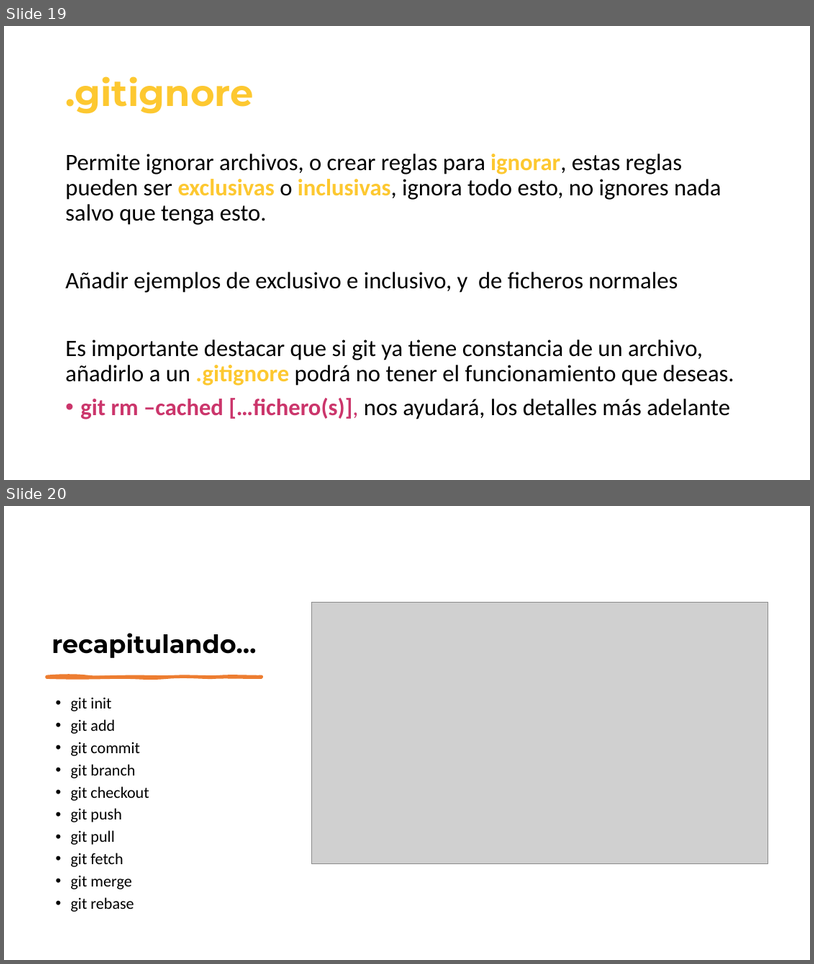
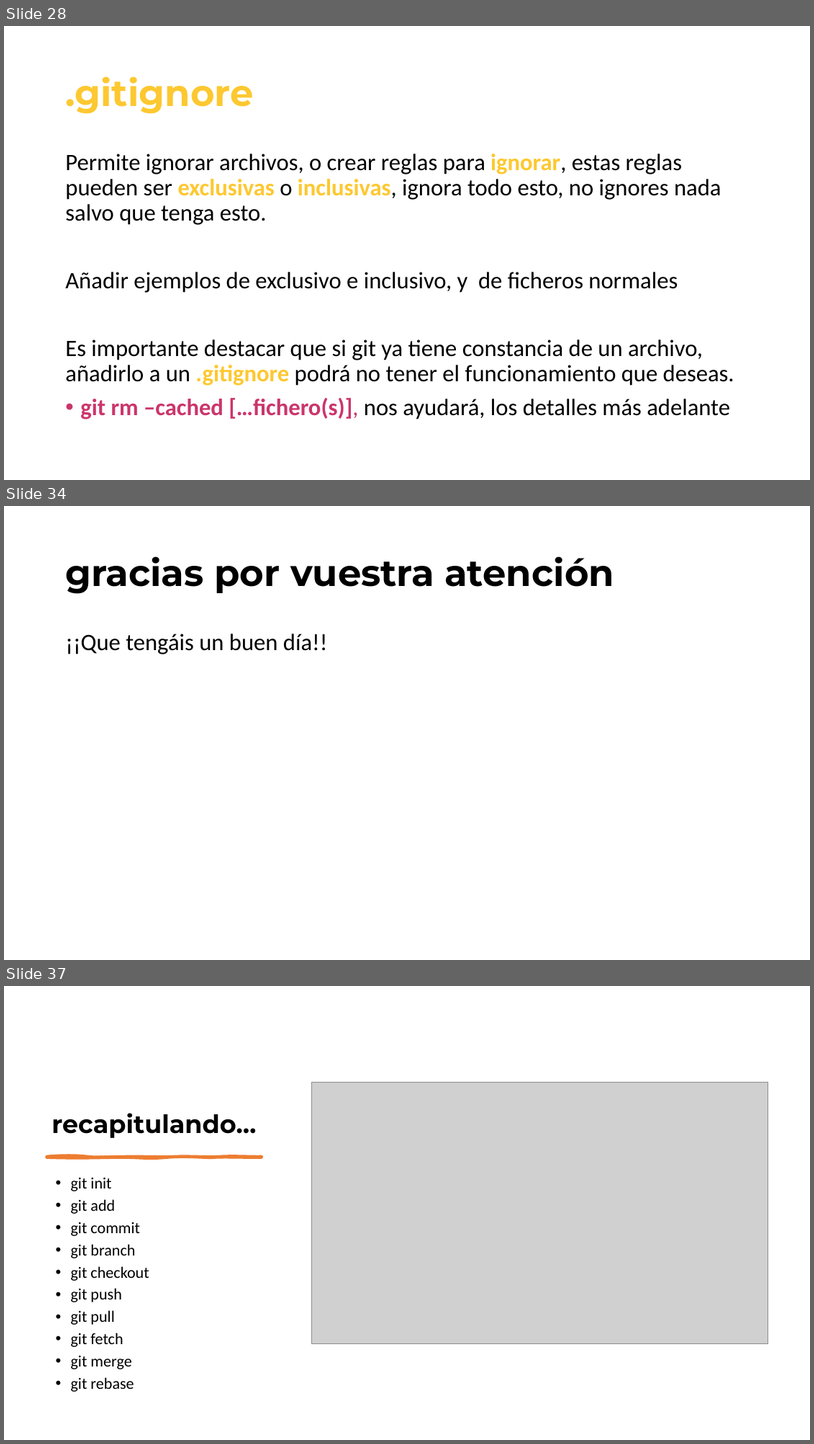
Before and after one commit to jofaval/talks-about, a slide deck: simplifying-git/fear-the-cli-no-more/simplifying-git-fear-the-cli-no-more.slides.es.pptx. Shown one above the other, each under a label of ours: slides 19 and 20 before the commit, slides 28, 34 and 37 after it; the slides between them are not shown. The pictures are 814x964 and 814x1444 pixels, drawn with LibreOffice and Linux fonts; fonts in the diff are those of the drawing; grey boxes stand for pictures. Boxes give left, top, right and bottom in pixels: in the first picture for what was removed or moved away, otherwise in the second. Text is boxed around its words. In the diff, an @@ line names an element or a change of style, - is before the commit and + after.

```diff
--- a/simplifying-git/fear-the-cli-no-more/simplifying-git-fear-the-cli-no-more.slides.es.pptx
+++ b/simplifying-git/fear-the-cli-no-more/simplifying-git-fear-the-cli-no-more.slides.es.pptx
@@ slide 34 added at [4, 506, 810, 960], background #FFFFFF @@
@@ title added at [65, 556, 615, 594], 44 pt, text #000000, bold @@
+gracias por vuestra atención
@@ text added at [65, 633, 327, 654], 28 pt, text #000000 @@
+¡¡Que tengáis un buen día!!
@@ what was slide 19 is now slide 28 @@
@@ what was slide 20 is now slide 37 @@
```
Also in this commit, not shown: 4 slides changed, 25 other slides added, 1 other file.
